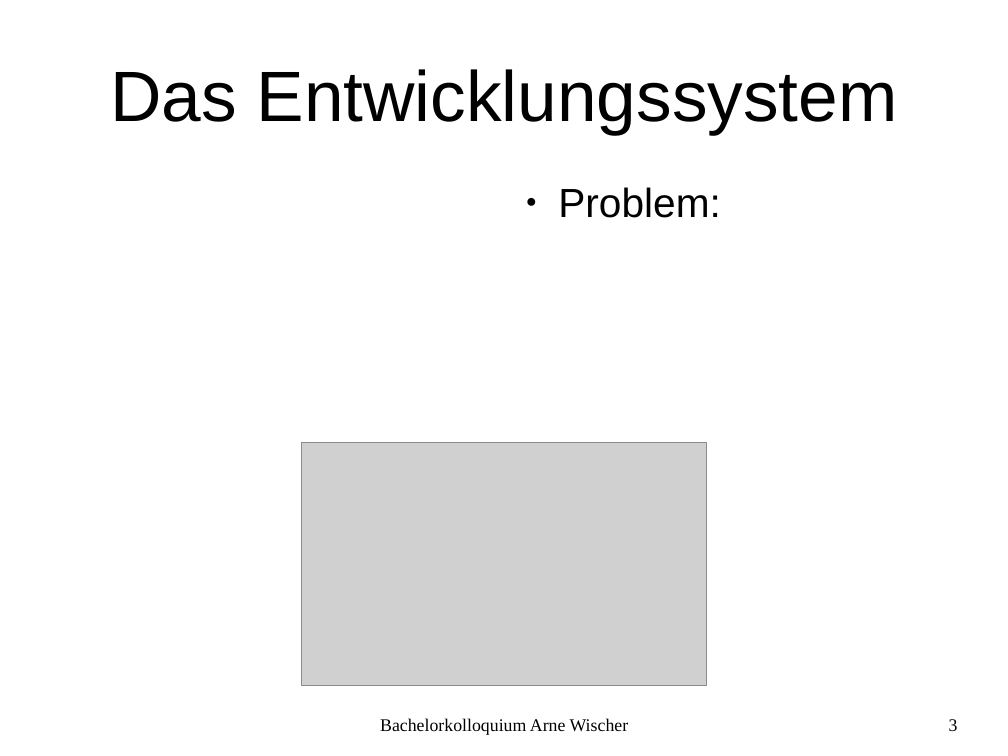
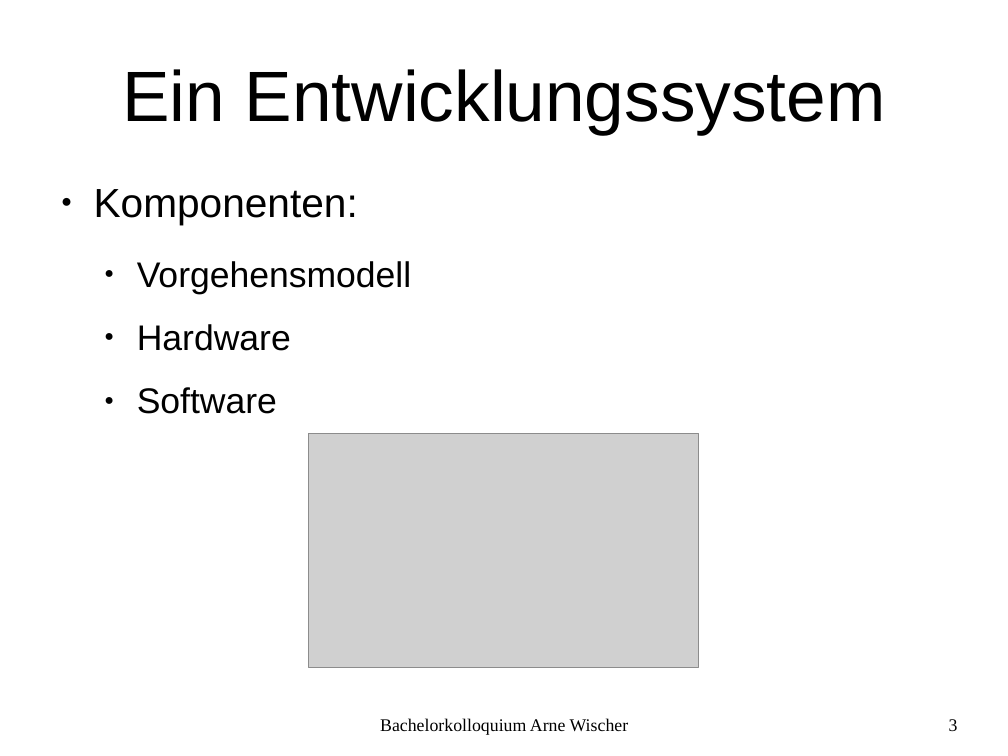
Before and after one commit to fettlaus/Kolloq, a slide deck: slide 3 of Kolloq.odp. Drawn at 1008x756 pixels with LibreOffice and Linux fonts; fonts in the diff are those of the drawing; grey boxes stand for pictures; background and template pictures are left out. Boxes give left, top, right and bottom in pixels: in the first picture for what was removed or moved away, otherwise in the second. Text is boxed around its words. In the diff, an @@ line names an element or a change of style, - is before the commit and + after.

```diff
--- a/Kolloq.odp
+++ b/Kolloq.odp
@@ title at (122, 69, 886, 135): text changed @@
-Das Entwicklungssystem
+Ein Entwicklungssystem
@@ text added at (94, 189, 411, 414), 28 pt, text #000000 @@
+● Komponenten:
+  ● Vorgehensmodell
+  ● Hardware
+  ● Software
@@ text removed at (558, 187, 721, 218) @@
-● Problem:
@@ picture: place and size @@
-picture at (302, 443, 706, 685)
+picture at (309, 434, 699, 668)
```
Also in this commit, not shown: 10 other slides changed.
